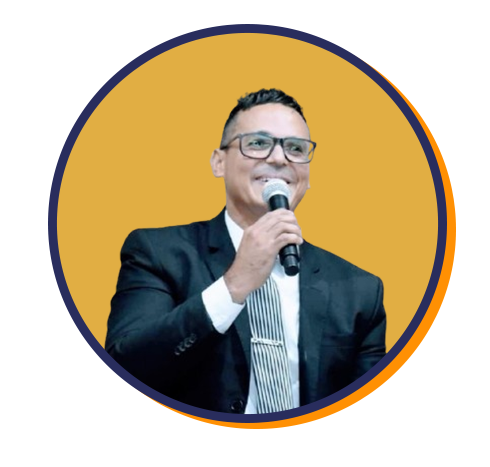
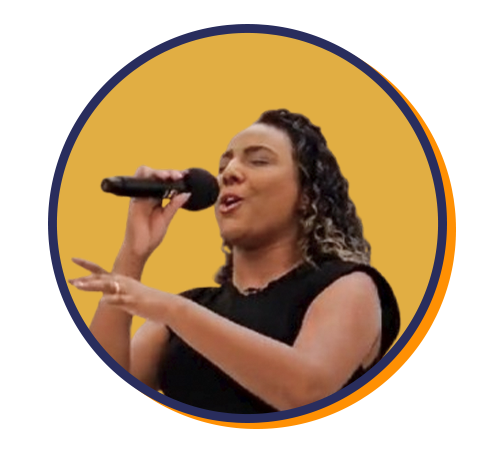
Revision of a layered 490×467 image; what changed, layer by layer:
showed "WhatsApp_Image_2025-04-24_at_16.30.53__3_-removebg-preview" over <box>67,107,402,415</box>
hid "WhatsApp_Image_2025-04-24_at_16.30.53__2_-removebg-preview" over <box>100,87,402,415</box>
